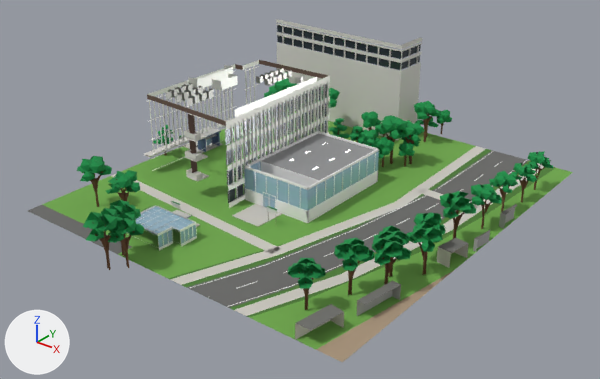
The FBX model unity/KatsushikaCampusDays/Assets/Models/Interiors/lab2.fbx: old version first, new version second.
Both versions are drawn from a 50 mm lens placed at (95.2, -106.3, 74.4), pointed at (3.4, 8.5, 3.2). Every picture has the same lights, and +X, +Y and +Z are marked at lower left. The first picture is the older version. Where no turn or scale is listed for an object, it has been applied to the vertices.

Objects in the first picture: 'ext_lab2', 'ext_lab2_trees', 'wall_lab2'.
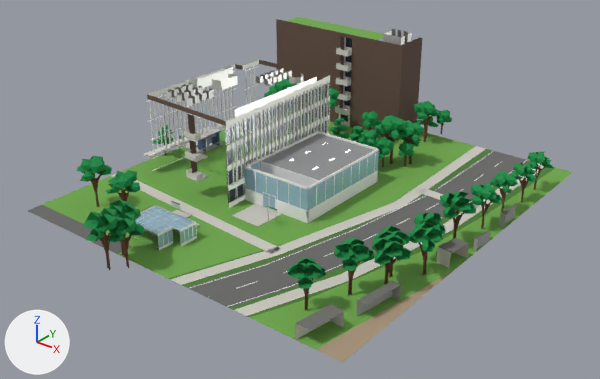
The change, as a diff of the scene's bpy script:
```diff
--- a/unity/KatsushikaCampusDays/Assets/Models/Interiors/lab2.fbx.py
+++ b/unity/KatsushikaCampusDays/Assets/Models/Interiors/lab2.fbx.py
@@ me_ext_lab2 @@
 # used by ob_ext_lab2; location = (0.0, 0.0, 0.0)
-me_ext_lab2.from_pydata(...)  # 2973 vertices, 1239 faces; spans x -36.3..39.6, y -27.0..56.7, z 0.0..22.7
+me_ext_lab2.from_pydata(...)  # 2911 vertices, 1191 faces; spans x -36.3..39.6, y -27.0..56.7, z 0.0..24.8
+# me_ext_lab2 part 1: 1 vertex moved from x 0.5, y 48.2, z 16.4 to x -13.1, y 48.4, z 0.0; 252 vertices removed from x -36.3..0.6, y 48.2..56.7, z 16.4..21.6; 166 vertices added at x -35.6..-0.8, y 46.9..56.7, z 0.0..24.8
+# me_ext_lab2 part 2: 3 faces spanning x -36.3..0.6, y 48.2..56.7, z 21.8..22.7 switch from mat_concrete_light (light grey #d8d6d0) to mat_brick_red (brown #654f44)
+# other edits to the shape of me_ext_lab2 do not show in these pictures
 me_ext_lab2.materials.append(mat_bg_wall_2)
```

Location of each change, (x1, y1, x2, y2) in pixels of the pictures (600 x 379 px; the box of a moved part takes in the faces that stretch with it):
'ext_lab2', reshaped
    before: (28, 19, 573, 362)
    after: (28, 17, 573, 362)
part 1 of me_ext_lab2, moved or reshaped
    before: (276, 23, 422, 140)
    after: (276, 17, 412, 140)
part 2 of me_ext_lab2, recoloured
    both: (276, 19, 422, 49)
